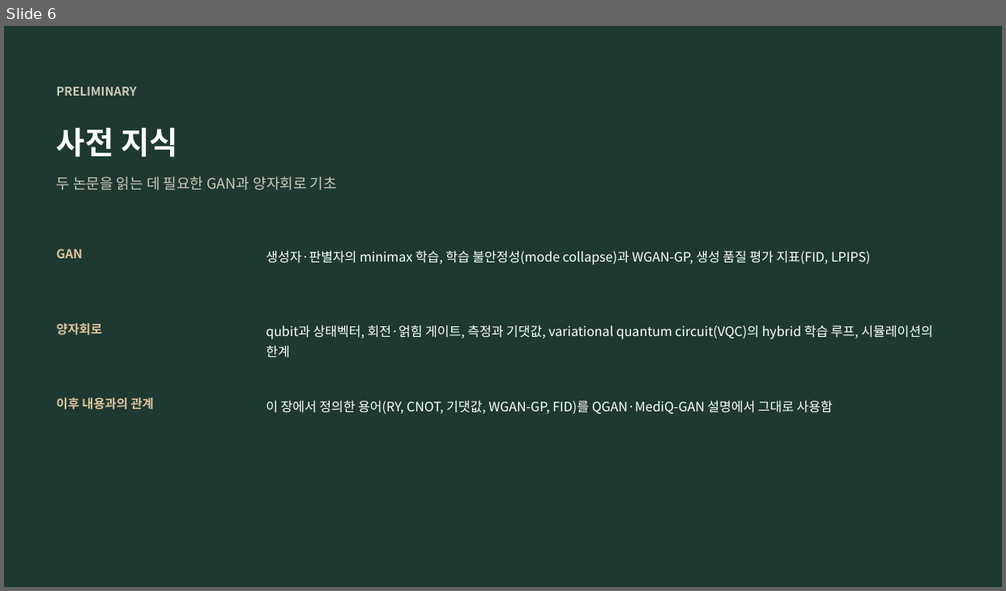
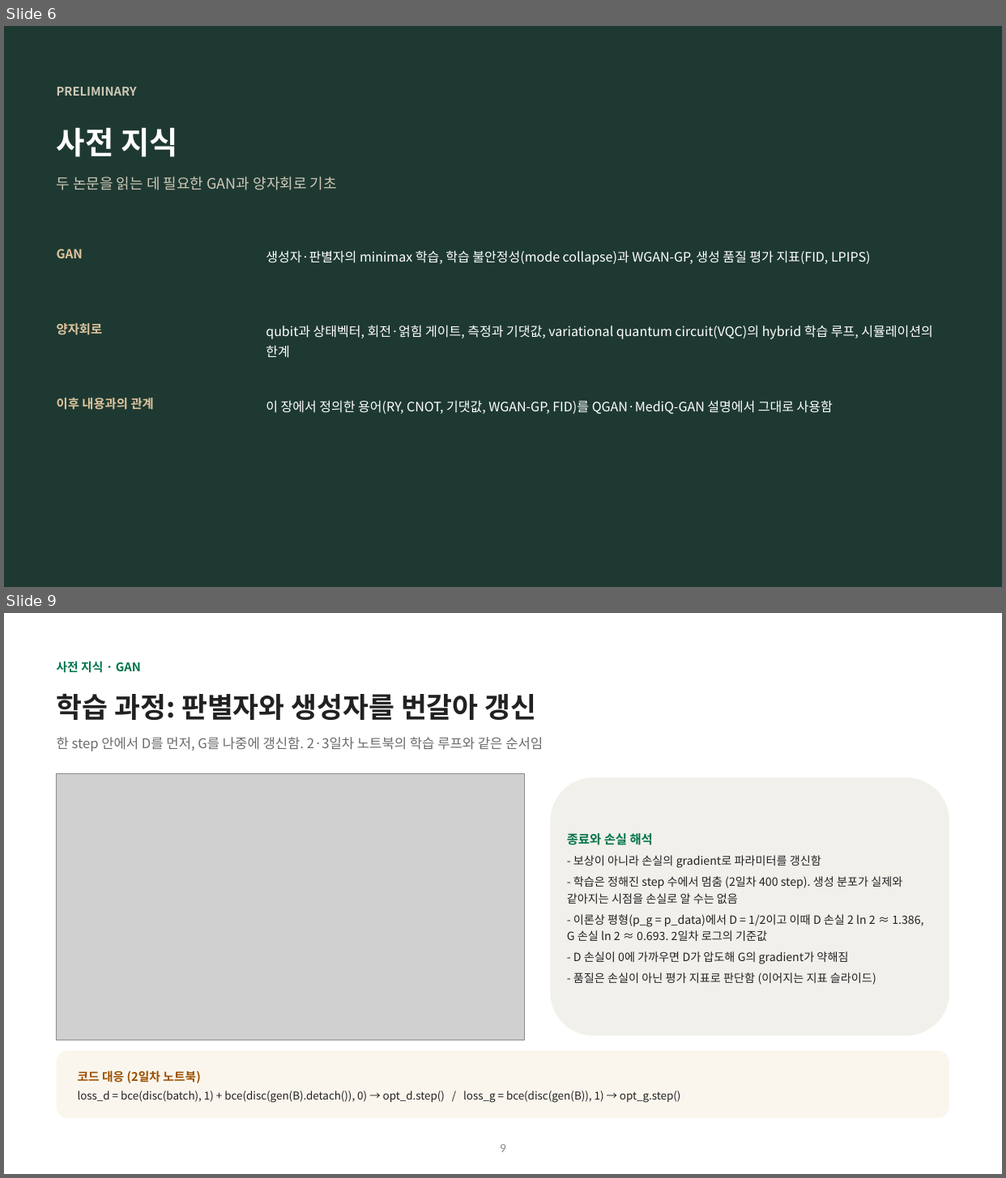
Before and after one commit to hyunhp/skin_disease_qml, a slide deck: practice/day1_slides/day1_theory_slides.pptx. Shown one above the other, each under a label of ours: slide 6 before the commit, slides 6 and 9 after it; the slides between them are not shown. The pictures are 1006x591 and 1006x1178 pixels, drawn with LibreOffice and Linux fonts; fonts in the diff are those of the drawing; grey boxes stand for pictures. Boxes give left, top, right and bottom in pixels: in the first picture for what was removed or moved away, otherwise in the second. Text is boxed around its words. In the diff, an @@ line names an element or a change of style, - is before the commit and + after.

```diff
--- a/practice/day1_slides/day1_theory_slides.pptx
+++ b/practice/day1_slides/day1_theory_slides.pptx
@@ slide 9 added at (4, 613, 1002, 1174), background #FFFFFF @@
@@ text added at (57, 661, 141, 673), 11.5 pt, text #00754A, bold @@
+사전 지식 · GAN
@@ text added at (57, 693, 537, 720), 27 pt, text #212121, bold @@
+학습 과정: 판별자와 생성자를 번갈아 갱신
@@ text added at (57, 737, 543, 752), 13 pt, text #6B6B6B @@
+한 step 안에서 D를 먼저, G를 나중에 갱신함. 2·3일차 노트북의 학습 루프와 같은 순서임
@@ picture added at (57, 774, 524, 1041) @@
@@ rounded rectangle added at (551, 777, 949, 1036), fill #F2F0EB @@
@@ text added at (567, 833, 923, 985), 11 pt, text #212121 @@
+종료와 손실 해석
+- 보상이 아니라 손실의 gradient로 파라미터를 갱신함
+- 학습은 정해진 step 수에서 멈춤 (2일차 400 step). 생성 분포가 실제와 같아지는 시점을 손실로 알 수는 없음
+- 이론상 평형(p_g = p_data)에서 D = 1/2이고 이때 D 손실 2 ln 2 ≈ 1.386, G 손실 ln 2 ≈ 0.693. 2일차 로그의 기준값
+- D 손실이 0에 가까우면 D가 압도해 G의 gradient가 약해짐
+- 품질은 손실이 아닌 평가 지표로 판단함 (이어지는 지표 슬라이드)
@@ rounded rectangle added at (57, 1051, 949, 1118), fill #FAF6EE @@
@@ text added at (78, 1071, 681, 1103), 10.5 pt, text #212121 @@
+코드 대응 (2일차 노트북)
+loss_d = bce(disc(batch), 1) + bce(disc(gen(B).detach()), 0) → opt_d.step() / loss_g = bce(disc(gen(B)), 1) → opt_g.step()
@@ page number added at (500, 1144, 506, 1152), 12 pt, text #8C8C8C @@
+9
```
Also in this commit, not shown: 1 slide changed, 2 other slides added, 3 slides removed, 9 other files.
